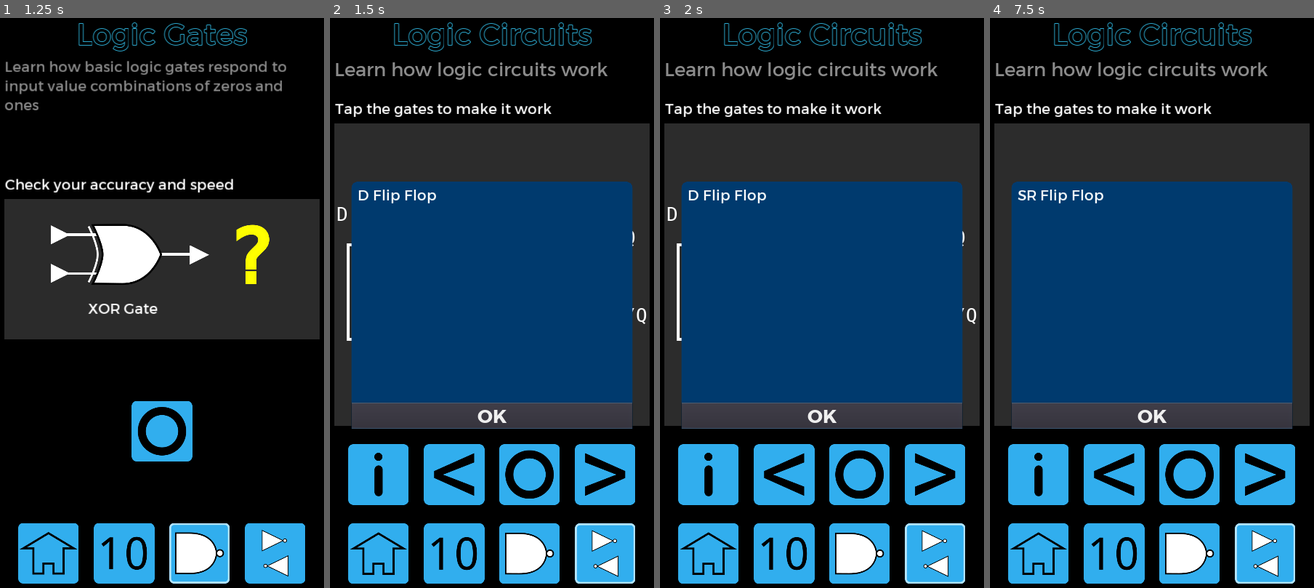
Above: before the commit, frames 1-4 (left to right).
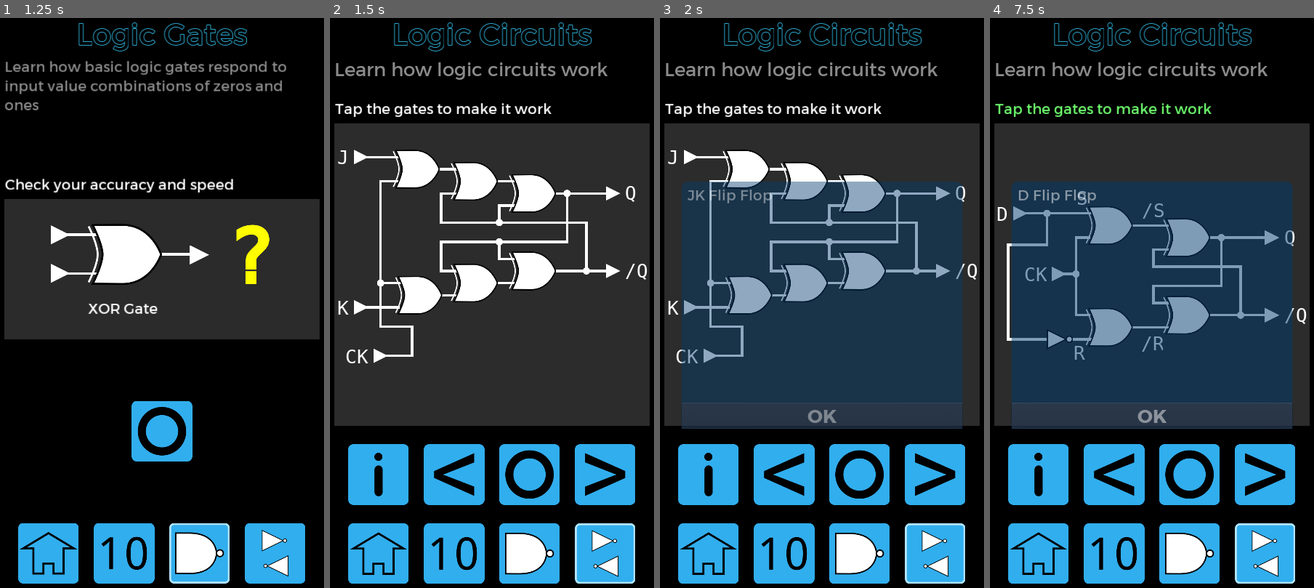
Above: after the commit, the same moments.

Repository: andrew-wilkes/digital-logic
Game: Godot game, scene res://Main.tscn
The game is run twice, just before and just after one commit, with the same random seed, the same clock (stepped at 60 frames per second) and the same inputs.
Inputs (mouse positions are in pixels of both pictures, inside the frame that each line leads up to):
- Up to frame 1 (1.25 s): click (200, 553) at 0.5 s
- Up to frame 2 (1.5 s): click (605, 553) at 1.25 s
- Up to frame 3 (2 s): no input
- Up to frame 4 (7.5 s): click (1190, 553) at 2 s; click (1152, 428) at 2.75 s; click (1058, 428) at 3.5 s; click (1152, 428) at 4.25 s; click (1245, 428) at 5 s; click (1038, 553) at 5.75 s; click (1265, 553) at 6.5 s; click (1265, 474) at 7.25 s

Frame 1 is identical in both runs. In frame 2, 37% of the frame differs, in the area x 2-98%, y 23-73%; in frame 3, 36%; in frame 4, 35%.

Commit message:
Add animations to the circuits UI

Diff:
--- a/game/Circuits.gd
+++ b/game/Circuits.gd
@@ -23,6 +23,7 @@
 func _ready():
 	set_circuit(circuit_index)
 	init_circuit()
+	$Anim.play("InfoPopup")
 
 
 func set_circuit(n):
@@ -384,6 +385,7 @@
 	# Need to delay one frame tick to avoid actioning the click on the info
 	# button that opens the panel again
 	call_deferred("enable_info_button")
+	$Anim.play("ActionButton")
 
 
 func enable_info_button():
--- a/game/Circuits.tscn
+++ b/game/Circuits.tscn
@@ -18,6 +18,49 @@
 [ext_resource path="res://assets/info2.png" type="Texture" id=16]
 [ext_resource path="res://assets/fonts/description-font.tres" type="DynamicFont" id=17]
 [ext_resource path="res://circuits/DFF.tscn" type="PackedScene" id=18]
+[ext_resource path="res://circuits/JKFF.tscn" type="PackedScene" id=19]
+
+[sub_resource type="Animation" id=1]
+resource_name = "ActionButton"
+tracks/0/type = "value"
+tracks/0/path = NodePath("VBox/HBox/Step:modulate")
+tracks/0/interp = 2
+tracks/0/loop_wrap = true
+tracks/0/imported = false
+tracks/0/enabled = true
+tracks/0/keys = {
+"times": PoolRealArray( 0, 0.4, 0.5, 1 ),
+"transitions": PoolRealArray( 1, 1, 1, 1 ),
+"update": 0,
+"values": [ Color( 1, 1, 1, 1 ), Color( 1, 1, 1, 1 ), Color( 1, 1, 1, 0.294118 ), Color( 1, 1, 1, 1 ) ]
+}
+tracks/1/type = "value"
+tracks/1/path = NodePath("VBox/Score/Accuracy:modulate")
+tracks/1/interp = 1
+tracks/1/loop_wrap = true
+tracks/1/imported = false
+tracks/1/enabled = true
+tracks/1/keys = {
+"times": PoolRealArray( 0, 0.5 ),
+"transitions": PoolRealArray( 1, 1 ),
+"update": 0,
+"values": [ Color( 0.00784314, 1, 0, 1 ), Color( 1, 1, 1, 1 ) ]
+}
+
+[sub_resource type="Animation" id=2]
+resource_name = "InfoPopup"
+tracks/0/type = "value"
+tracks/0/path = NodePath("c/Info:modulate")
+tracks/0/interp = 1
+tracks/0/loop_wrap = true
+tracks/0/imported = false
+tracks/0/enabled = true
+tracks/0/keys = {
+"times": PoolRealArray( 0, 0.5, 1 ),
+"transitions": PoolRealArray( 1, 1, 1 ),
+"update": 0,
+"values": [ Color( 1, 1, 1, 0 ), Color( 1, 1, 1, 0 ), Color( 1, 1, 1, 1 ) ]
+}
 
 [node name="Circuits" type="HBoxContainer"]
 anchor_right = 1.0
@@ -97,7 +140,11 @@
 rect_min_size = Vector2( 0, 1000 )
 color = Color( 0.176471, 0.176471, 0.176471, 1 )
 
+[node name="JKFF" parent="VBox/Circuit" instance=ExtResource( 19 )]
+margin_right = 40.0
+
 [node name="DFF" parent="VBox/Circuit" instance=ExtResource( 18 )]
+visible = false
 margin_left = -19.0703
 margin_top = 146.206
 margin_right = 20.9297
@@ -243,9 +290,15 @@
 [node name="Alert" parent="c" instance=ExtResource( 11 )]
 
 [node name="Info" parent="c" instance=ExtResource( 7 )]
+visible = true
+modulate = Color( 1, 1, 1, 0 )
 
 [node name="TickTimer" type="Timer" parent="."]
 one_shot = true
+
+[node name="Anim" type="AnimationPlayer" parent="."]
+anims/ActionButton = SubResource( 1 )
+anims/InfoPopup = SubResource( 2 )
 [connection signal="button_down" from="VBox/HBox/InfoButton" to="." method="_on_InfoButton_button_down"]
 [connection signal="button_down" from="VBox/HBox/PreviousButton" to="." method="_on_PreviousButton_button_down"]
 [connection signal="button_down" from="VBox/HBox/Step" to="." method="_on_Step_button_down"]
--- /dev/null
+++ b/game/circuits/JKFF.tscn
@@ -0,0 +1,209 @@
+[gd_scene load_steps=7 format=2]
+
+[ext_resource path="res://parts/grid/GridInput.tscn" type="PackedScene" id=1]
+[ext_resource path="res://parts/grid/GridGate.tscn" type="PackedScene" id=2]
+[ext_resource path="res://parts/grid/GridOutput.tscn" type="PackedScene" id=3]
+[ext_resource path="res://parts/grid/Con.tscn" type="PackedScene" id=4]
+[ext_resource path="res://parts/grid/Wire.tscn" type="PackedScene" id=5]
+[ext_resource path="res://circuits/circuit.gd" type="Script" id=6]
+
+[node name="JKFF" type="Control"]
+anchor_right = 1.0
+anchor_bottom = 1.0
+margin_right = -840.0
+margin_bottom = 8.00012
+rect_min_size = Vector2( 1080, 0 )
+script = ExtResource( 6 )
+__meta__ = {
+"_edit_lock_": true,
+"_edit_use_anchors_": false,
+"_edit_vertical_guides_": [ 1080.0 ]
+}
+vin = [ [ 0, 0, 0 ], [ 1, 1, 0 ], [ 1, 0, 0 ], [ 0, 0, 0 ], [ 0, 1, 0 ], [ 0, 0, 0 ], [ 1, 0, 0 ] ]
+vout = [ [ 2, 2 ], [ 2, 2 ], [ 0, 1 ], [ 1, 0 ] ]
+info = "JK Flip Flop"
+
+[node name="w1" parent="." instance=ExtResource( 5 )]
+position = Vector2( 128, 104 )
+points = PoolVector2Array( 352, 88, 496, 88 )
+
+[node name="w2" parent="." instance=ExtResource( 5 )]
+position = Vector2( 128, 104 )
+points = PoolVector2Array( -48, 8, 88, 8 )
+
+[node name="w10" parent="." instance=ExtResource( 5 )]
+position = Vector2( 128, 184 )
+points = PoolVector2Array( -40, 424, 88, 424 )
+
+[node name="w4" parent="." instance=ExtResource( 5 )]
+position = Vector2( 128, 104 )
+points = PoolVector2Array( 640, 128, 640, 288, 416, 288, 416, 344, 480, 344 )
+
+[node name="w12" parent="." instance=ExtResource( 5 )]
+position = Vector2( 128, 104 )
+points = PoolVector2Array( 704, 384, 704, 224, 416, 224, 416, 168, 504, 168 )
+
+[node name="w5" parent="." instance=ExtResource( 5 )]
+position = Vector2( 120, 104 )
+points = PoolVector2Array( 352, 424, 488, 424 )
+
+[node name="w13" parent="." instance=ExtResource( 5 )]
+position = Vector2( 120, 104 )
+points = PoolVector2Array( 176, 464, 288, 464 )
+
+[node name="w8" parent="." instance=ExtResource( 5 )]
+position = Vector2( 24, 104 )
+points = PoolVector2Array( 120, 664, 232, 664, 232, 568, 128, 568, 128, 88, 192, 88 )
+
+[node name="w7" parent="." instance=ExtResource( 5 )]
+position = Vector2( 120, 104 )
+points = PoolVector2Array( 424, 288, 232, 288, 232, 384, 288, 384 )
+
+[node name="w9" parent="." instance=ExtResource( 5 )]
+position = Vector2( 24, 104 )
+points = PoolVector2Array( 128, 424, 200, 424 )
+
+[node name="w3" parent="." instance=ExtResource( 5 )]
+position = Vector2( 128, 104 )
+points = PoolVector2Array( 568, 128, 784, 128 )
+
+[node name="w6" parent="." instance=ExtResource( 5 )]
+position = Vector2( 128, 104 )
+points = PoolVector2Array( 560, 384, 784, 384 )
+
+[node name="w11" parent="." instance=ExtResource( 5 )]
+position = Vector2( 128, 104 )
+points = PoolVector2Array( 416, 224, 224, 224, 224, 128, 296, 128 )
+
+[node name="w14" parent="." instance=ExtResource( 5 )]
+position = Vector2( 128, 104 )
+points = PoolVector2Array( 152, 48, 280, 48 )
+
+[node name="Gates" type="Control" parent="."]
+margin_right = 40.0
+margin_bottom = 40.0
+__meta__ = {
+"_edit_use_anchors_": false
+}
+
+[node name="GridGate3" parent="Gates" instance=ExtResource( 2 )]
+margin_left = 640.0
+margin_top = 232.0
+margin_right = 600.0
+margin_bottom = 232.0
+id = 1
+
+[node name="GridGate5" parent="Gates" instance=ExtResource( 2 )]
+margin_left = 448.0
+margin_top = 192.0
+margin_right = 408.0
+margin_bottom = 192.0
+id = 1
+
+[node name="GridGate7" parent="Gates" instance=ExtResource( 2 )]
+margin_left = 256.0
+margin_top = 152.0
+margin_right = 216.0
+margin_bottom = 152.0
+id = 1
+
+[node name="GridGate4" parent="Gates" instance=ExtResource( 2 )]
+margin_left = 640.0
+margin_top = 488.0
+margin_right = 600.0
+margin_bottom = 488.0
+id = 1
+
+[node name="GridGate6" parent="Gates" instance=ExtResource( 2 )]
+margin_left = 448.0
+margin_top = 528.0
+margin_right = 408.0
+margin_bottom = 528.0
+id = 1
+
+[node name="GridGate8" parent="Gates" instance=ExtResource( 2 )]
+margin_left = 264.0
+margin_top = 568.0
+margin_right = 224.0
+margin_bottom = 568.0
+id = 1
+
+[node name="In" type="Control" parent="."]
+margin_right = 40.0
+margin_bottom = 40.0
+__meta__ = {
+"_edit_use_anchors_": false
+}
+
+[node name="GridInput" parent="In" instance=ExtResource( 1 )]
+margin_left = 88.0
+margin_top = 112.0
+margin_right = 88.0
+margin_bottom = 112.0
+txt = "J"
+text = "J"
+
+[node name="GridInput3" parent="In" instance=ExtResource( 1 )]
+margin_left = 88.0
+margin_top = 608.0
+margin_right = 88.0
+margin_bottom = 608.0
+txt = "K"
+text = "K"
+
+[node name="GridInput2" parent="In" instance=ExtResource( 1 )]
+margin_left = 152.0
+margin_top = 768.0
+margin_right = 152.0
+margin_bottom = 768.0
+txt = "CK"
+text = "CK"
+
+[node name="Out" type="Control" parent="."]
+margin_right = 40.0
+margin_bottom = 40.0
+__meta__ = {
+"_edit_use_anchors_": false
+}
+
+[node name="GridOutput" parent="Out" instance=ExtResource( 3 )]
+margin_left = 896.0
+margin_top = 232.0
+margin_right = 896.0
+margin_bottom = 232.0
+txt = "Q"
+text = "Q"
+
+[node name="GridOutput2" parent="Out" instance=ExtResource( 3 )]
+margin_left = 896.0
+margin_top = 488.0
+margin_right = 896.0
+margin_bottom = 488.0
+txt = "/Q"
+text = "/Q"
+
+[node name="Con" type="Control" parent="."]
+margin_right = 40.0
+margin_bottom = 40.0
+__meta__ = {
+"_edit_use_anchors_": false
+}
+
+[node name="c1" parent="Con" instance=ExtResource( 4 )]
+position = Vector2( 768, 232 )
+
+[node name="c2" parent="Con" instance=ExtResource( 4 )]
+position = Vector2( 832, 488 )
+
+[node name="c3" parent="Con" instance=ExtResource( 4 )]
+position = Vector2( 152, 528 )
+
+[node name="c4" parent="Con" instance=ExtResource( 4 )]
+position = Vector2( 544, 328 )
+
+[node name="c5" parent="Con" instance=ExtResource( 4 )]
+position = Vector2( 544, 392 )
+
+[node name="Labels" type="Control" parent="."]
+margin_right = 40.0
+margin_bottom = 40.0
Not shown: 1 places in game/Circuits.tscn that only renumber resources
